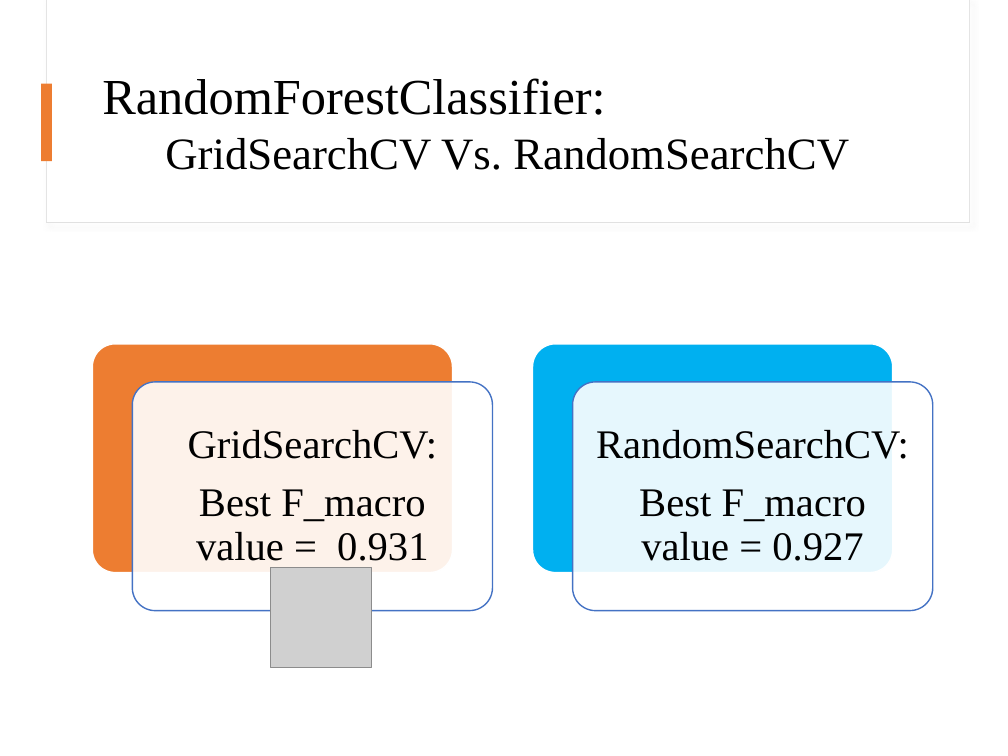
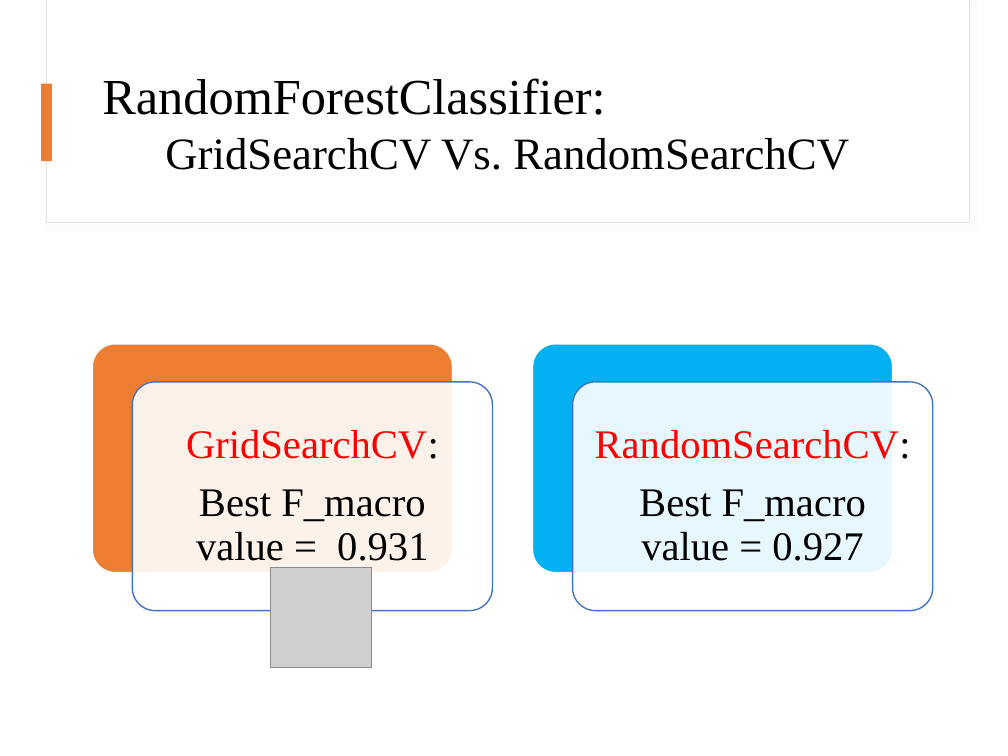
Before and after one commit to mengyanl/DirectMarketing, a slide deck: slide 9 of DirectMarket.pptx. Drawn at 1008x756 pixels with LibreOffice and Linux fonts; fonts in the diff are those of the drawing; grey boxes stand for pictures. Boxes give left, top, right and bottom in pixels: in the first picture for what was removed or moved away, otherwise in the second. Text is boxed around its words. In the diff, an @@ line names an element or a change of style, - is before the commit and + after.

```diff
--- a/DirectMarket.pptx
+++ b/DirectMarket.pptx
@@ text at box(186, 429, 439, 459): text colour #000000 to #FF0000 in "GridSearchCV:" @@
@@ text at box(595, 429, 911, 459): text colour #000000 to #FF0000 in "RandomSearchCV:" @@
```
Also in this commit, not shown: 4 other slides changed, 1 slide added.
